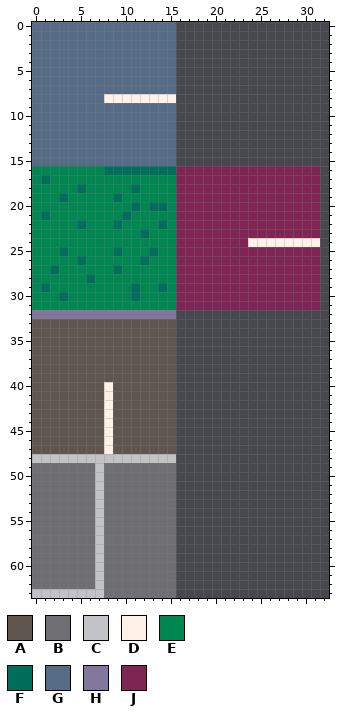
Pixel-art file -- new_assets/tilemap.aseprite. Above is the file before it was changed.
64x64 pixels, 1 frame. Shown: x 0..32, y 0..63.
Palette (. is transparent): A #5f574f  B #6f6f73  C #c2c3c7  D #fff1e8  E #008751  F #016e5c  G #566c86  H #83769c  J #7e2553
New version:
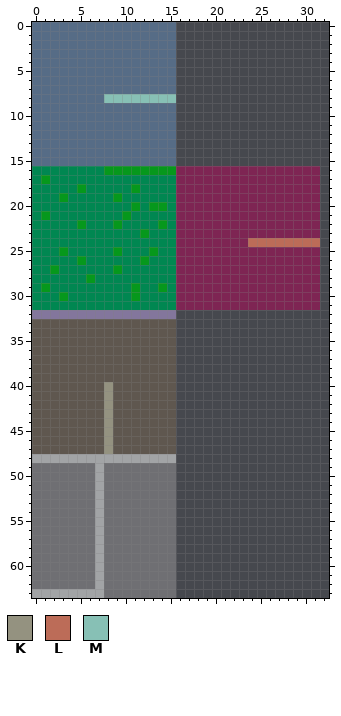
Colours new in this view: K #949280  L #bc6c58  M #87c0b5
Diff:
{"colour":"C","old":"#c2c3c7","new":"#a2a4a6"}
{"colour":"F","old":"#016e5c","new":"#06981c"}
{"y":8,"x":8,"old":"DDDDDDDD","new":"MMMMMMMM"}
{"y":24,"x":24,"old":"DDDDDDDD","new":"LLLLLLLL"}
{"y":40,"x":8,"old":"D","new":"K"}
{"y":41,"x":8,"old":"D","new":"K"}
{"y":42,"x":8,"old":"D","new":"K"}
{"y":43,"x":8,"old":"D","new":"K"}
{"y":44,"x":8,"old":"D","new":"K"}
{"y":45,"x":8,"old":"D","new":"K"}
{"y":46,"x":8,"old":"D","new":"K"}
{"y":47,"x":8,"old":"D","new":"K"}
{"label":"changed","picture_box":[104,94,176,103]}
{"label":"changed","picture_box":[41,166,176,301]}
{"label":"changed","picture_box":[248,238,320,247]}
{"label":"changed","picture_box":[32,382,176,598]}
